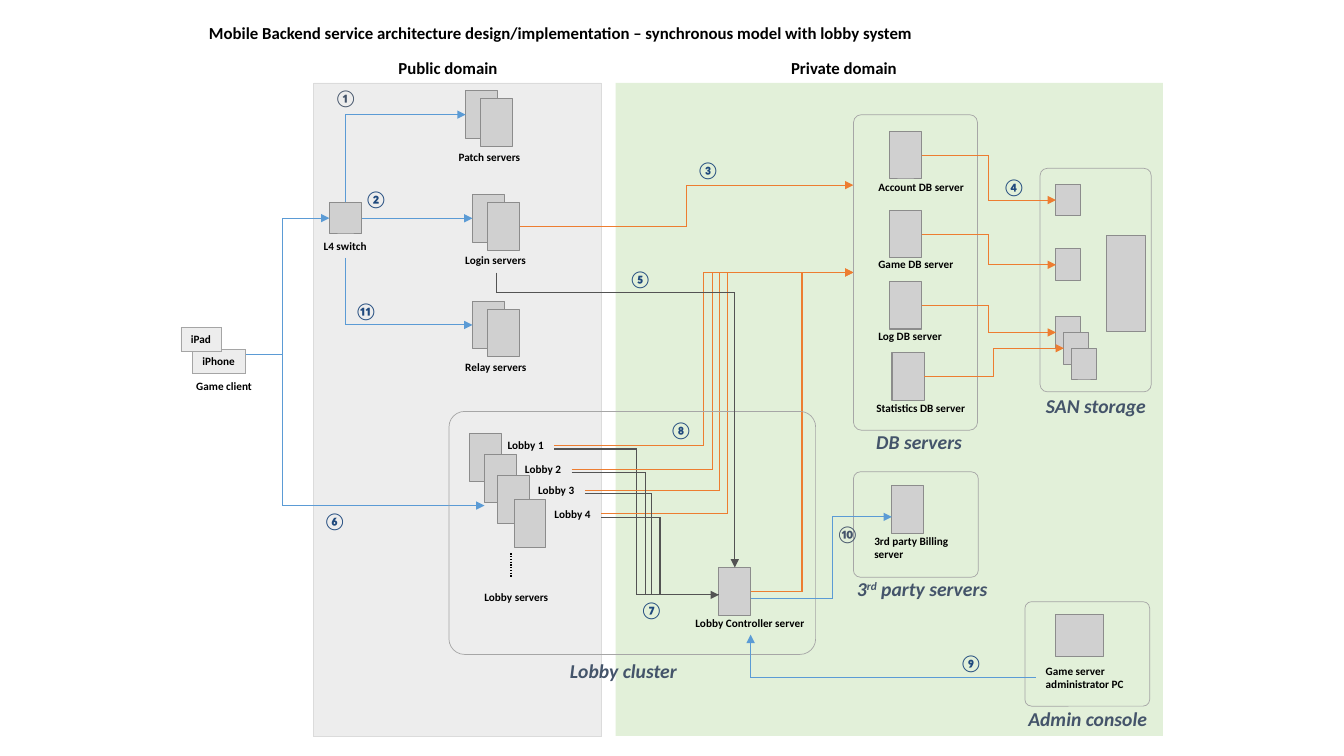
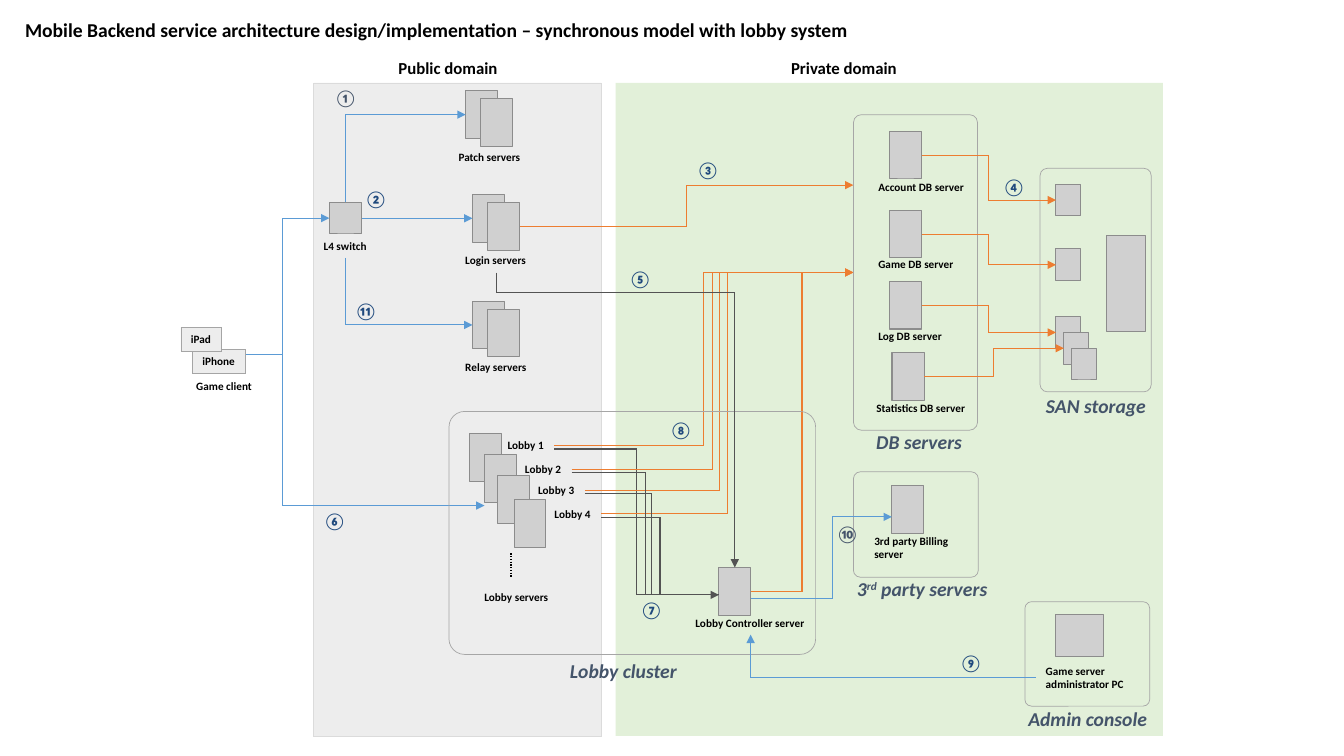
Before and after one commit to crenique/TechDoc, a slide deck: slide 3 of TechDoc.pptx. Drawn at 1344x756 pixels with LibreOffice and Linux fonts; fonts in the diff are those of the drawing; grey boxes stand for pictures. Boxes give left, top, right and bottom in pixels: in the first picture for what was removed or moved away, otherwise in the second. Text is boxed around its words. In the diff, an @@ line names an element or a change of style, - is before the commit and + after.

```diff
--- a/TechDoc.pptx
+++ b/TechDoc.pptx
@@ text "Mobile Backend service architecture design/implementation ..." moved from (x1=209, y1=27, x2=911, y2=42) to (x1=25, y1=23, x2=848, y2=41) @@
@@ text "Mobile Backend service architecture design/implementation ..." at (x1=25, y1=23, x2=848, y2=41): size 12 to 14 pt @@
```
Also in this commit, not shown: 2 other slides changed, 4 slides added.
